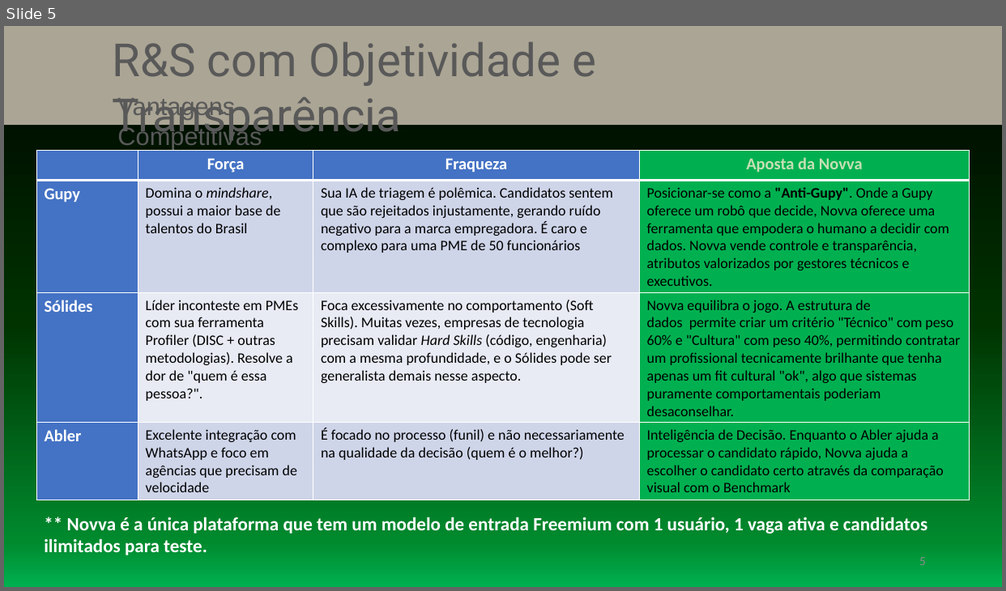
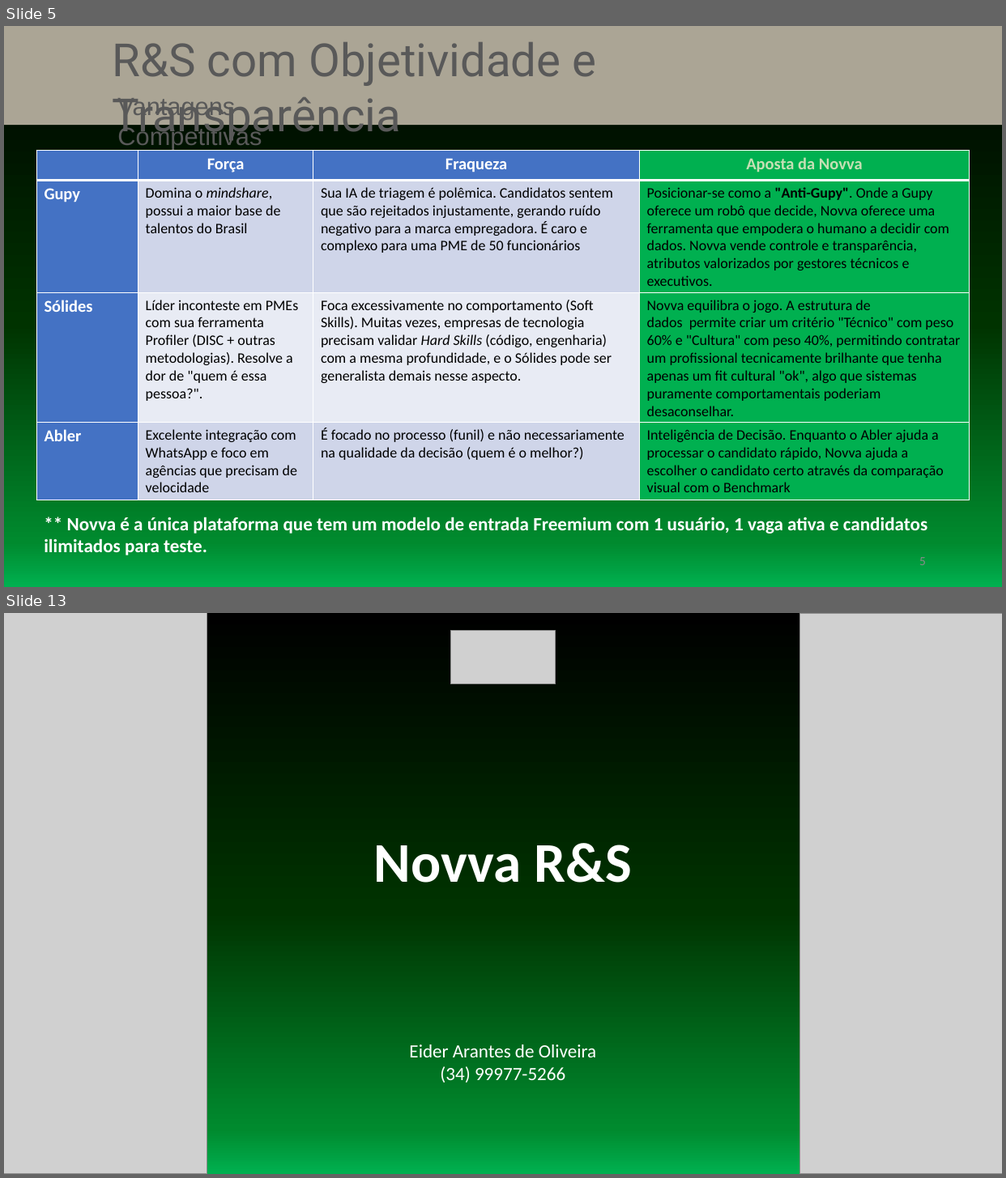
Before and after one commit to eiderao/novva-rs-saas-2_0, a slide deck: Novva R&S - Pitch Deck.pptx. Shown one above the other, each under a label of ours: slide 5 before the commit, slides 5 and 13 after it; the slides between them are not shown. The pictures are 1006x591 and 1006x1178 pixels, drawn with LibreOffice and Linux fonts; fonts in the diff are those of the drawing; grey boxes stand for pictures. Boxes give left, top, right and bottom in pixels: in the first picture for what was removed or moved away, otherwise in the second. Text is boxed around its words. In the diff, an @@ line names an element or a change of style, - is before the commit and + after.

```diff
--- a/Novva R&S - Pitch Deck.pptx
+++ b/Novva R&S - Pitch Deck.pptx
@@ slide 13 added at [4,613,1002,1174], background gradient #000000 to #003300 to #008A2E to #00B050 @@
@@ picture added at [4,613,206,1174] @@
@@ picture added at [451,630,556,684] @@
@@ picture added at [799,613,1002,1174] @@
@@ text added at [374,843,631,883], 54 pt, text #FFFFFF, bold @@
+Novva R&S
@@ text added at [409,1045,596,1083], 18 pt, text #FFFFFF @@
+Eider Arantes de Oliveira
+(34) 99977-5266
```
Also in this commit, not shown: 4 slides changed, 3 other slides added, 3 other files.
